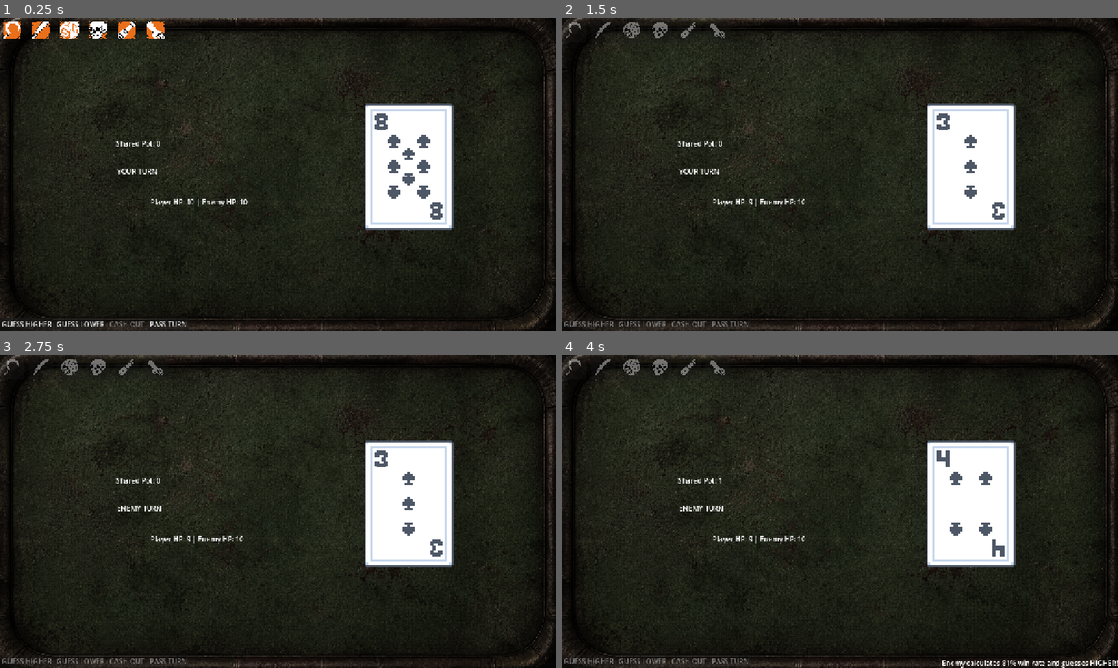
Above: before the commit, frames 1-4 (two rows, left to right).
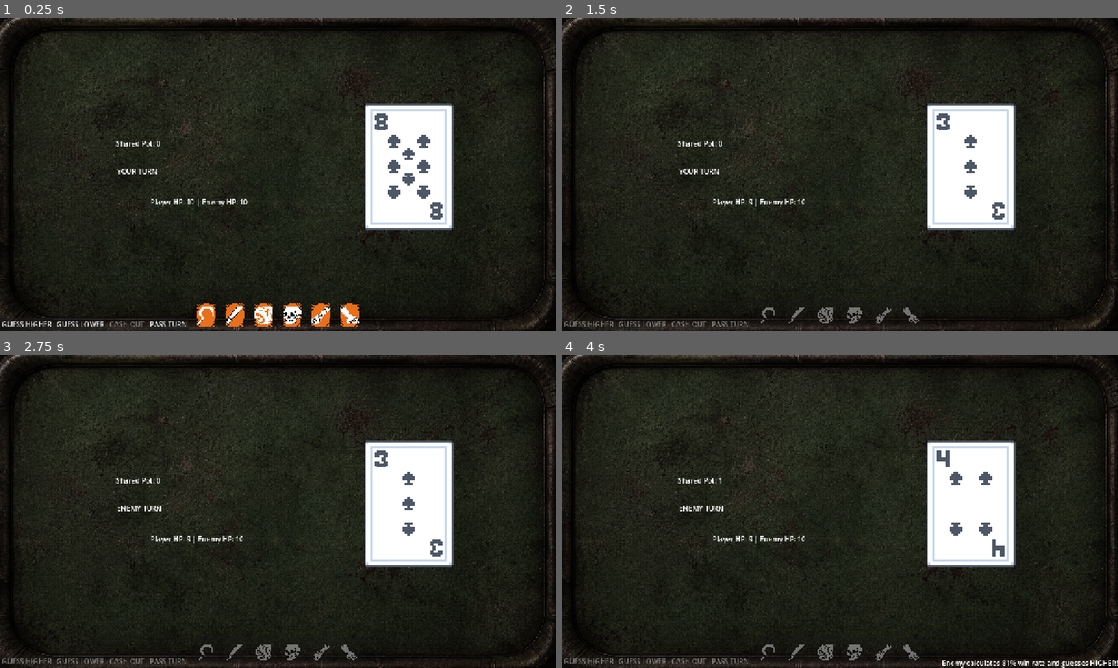
Above: after the commit, the same moments.

Repository: wadahac/HighLowPrototype
Game: Godot game, scene res://scenes/main.tscn
Two runs of this game, one before a commit and one after it. Both use one fixed random seed, a clock stepped at 60 frames per second and the inputs below.
Inputs:
- Up to frame 1 (0.25 s): no input
- Up to frame 2 (1.5 s): click "GUESS HIGHER" at 0.5 s; tap Enter at 1.25 s
- Up to frame 3 (2.75 s): no input
- Up to frame 4 (4 s): tap Space at 2.75 s

The runs differ from the first frame. In frame 1, 2.2% of the frame differs, in the area x 0-65%, y 1-99%; in frame 2, 0.7%; in frame 3, 0.7%; in frame 4, 0.7%.

Commit message:
changed layout

Diff:
--- a/high-low-prototype/scenes/main.tscn
+++ b/high-low-prototype/scenes/main.tscn
@@ -128,38 +128,44 @@
 text = "RESTART MATCH?"
 
 [node name="TrumpContainer" type="HBoxContainer" parent="UI_Layer" unique_id=1873544373]
-offset_right = 40.0
-offset_bottom = 40.0
+anchors_preset = 7
+anchor_left = 0.5
+anchor_top = 1.0
+anchor_right = 0.5
+anchor_bottom = 1.0
+offset_left = -241.0
+offset_top = -72.0
+offset_right = 241.0
+grow_horizontal = 2
+grow_vertical = 0
+size_flags_horizontal = 4
+size_flags_vertical = 8
 theme_override_constants/separation = 10
+alignment = 1
+metadata/_edit_group_ = true
 
 [node name="ChainsButton" type="Button" parent="UI_Layer/TrumpContainer" unique_id=733228219]
 layout_mode = 2
-text = "Chains of Fate"
 icon = ExtResource("4_choun")
 
 [node name="ExecutionerButton" type="Button" parent="UI_Layer/TrumpContainer" unique_id=504559150]
 layout_mode = 2
-text = "Executioner"
 icon = ExtResource("5_ya4ey")
 
 [node name="VisionButton" type="Button" parent="UI_Layer/TrumpContainer" unique_id=159625727]
 layout_mode = 2
-text = "Prophetic Vision"
 icon = ExtResource("6_eb6dy")
 
 [node name="SacrificeButton" type="Button" parent="UI_Layer/TrumpContainer" unique_id=2073240811]
 layout_mode = 2
-text = "Blood Sacrifice"
 icon = ExtResource("7_trceg")
 
 [node name="MirrorButton" type="Button" parent="UI_Layer/TrumpContainer" unique_id=1947791960]
 layout_mode = 2
-text = "Mirror Shard"
 icon = ExtResource("8_a8y0u")
 
 [node name="StealButton" type="Button" parent="UI_Layer/TrumpContainer" unique_id=721139577]
 layout_mode = 2
-text = "Steal Button"
 icon = ExtResource("2_sugp2")
 
 [node name="InfoPanel" type="VBoxContainer" parent="UI_Layer" unique_id=870315125]
